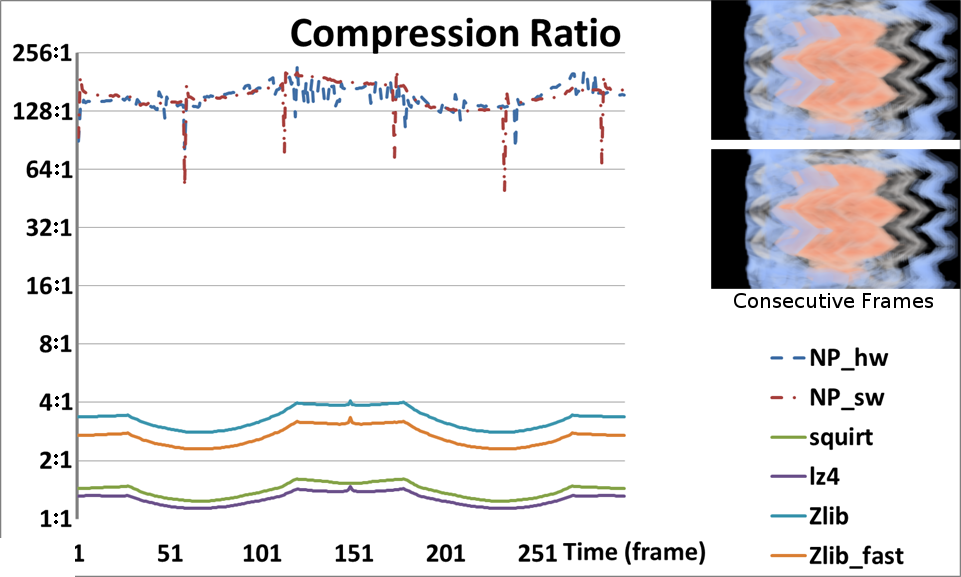
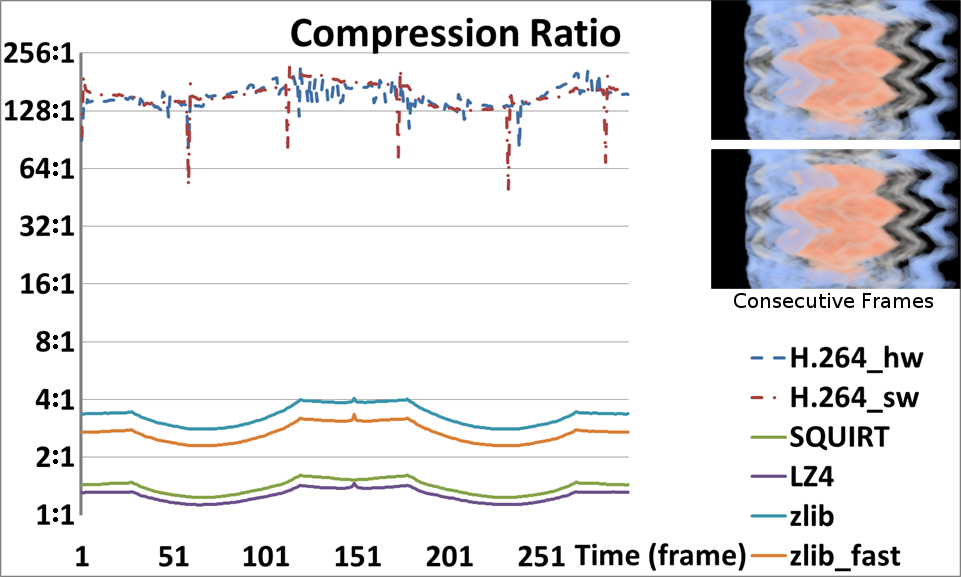
Two versions of the same layered image (961px x 577px). Layer-by-layer changes:
added layer "Pasted Layer" above "Transformation" over left=50, top=42, right=77, bottom=77
moved "Compression_ratio.png" above "Compression_ratio_new.png", painted on it over left=0, top=41, right=924, bottom=577
hid "Compression_ratio_new.png" over left=0, top=41, right=924, bottom=577
